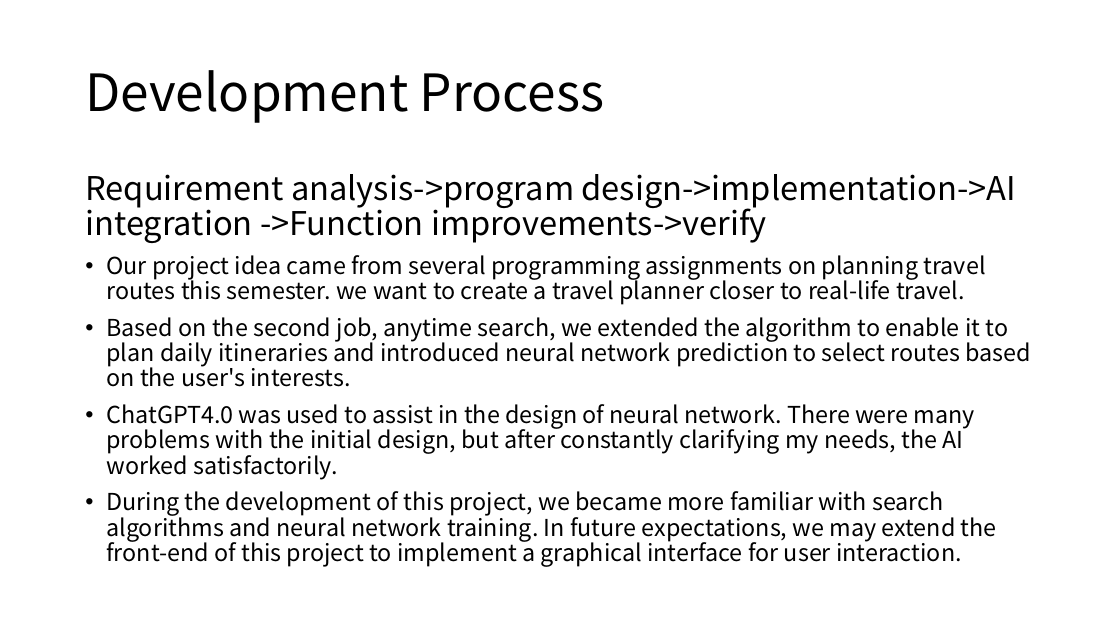
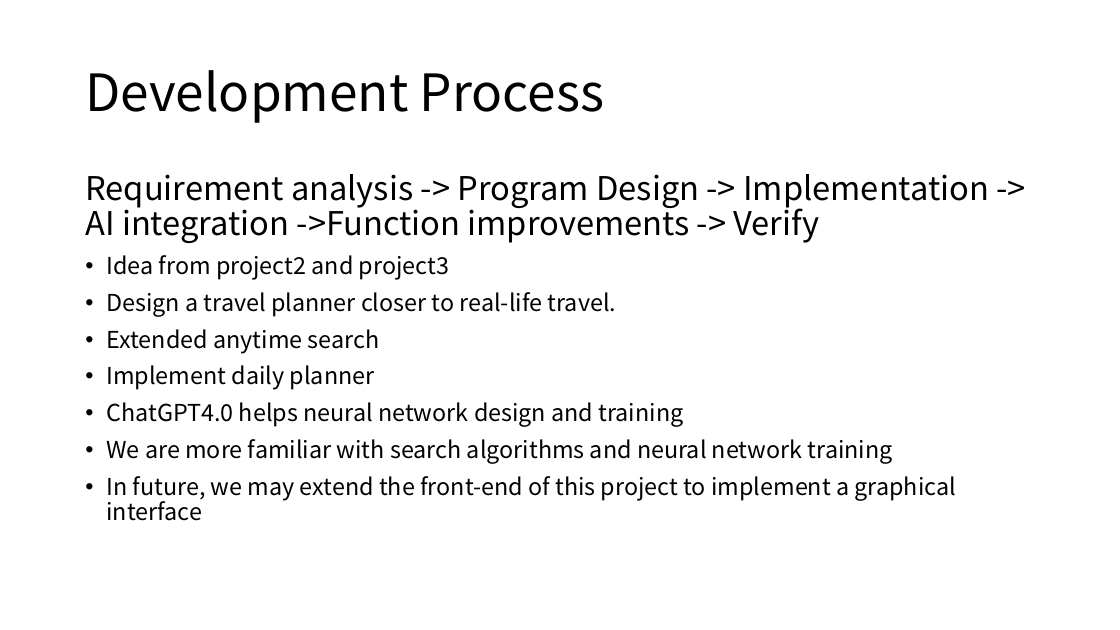
Before and after one commit to guoyizhou01/CS4260P4, a slide deck: slide 10 of Presentation.pptx. Drawn at 1120x630 pixels with LibreOffice and Linux fonts; fonts in the diff are those of the drawing. Boxes give left, top, right and bottom in pixels: in the first picture for what was removed or moved away, otherwise in the second. Text is boxed around its words. In the diff, an @@ line names an element or a change of style, - is before the commit and + after.

```diff
--- a/Presentation.pptx
+++ b/Presentation.pptx
@@ text at [85,174,989,521]: text changed @@
-Requirement analysis->program design->implementation->AI integration ->Function improvements->verify
-• Our project idea came from several programming assignments on planning travel routes this semester. we want to create a travel planner closer to real-life travel.
-• Based on the second job, anytime search, we extended the algorithm to enable it to plan daily itineraries and introduced neural network prediction to select routes based on the user's interests.
-• ChatGPT4.0 was used to assist in the design of neural network. There were many problems with the initial design, but after constantly clarifying my needs, the AI worked satisfactorily.
-• During the development of this project, we became more familiar with search algorithms and neural network training. In future expectations, we may extend the front-end of this project to implement a graphical interface for user interaction.
+Requirement analysis -> Program Design -> Implementation -> AI integration ->Function improvements -> Verify
+• Idea from project2 and project3
+• Design a travel planner closer to real-life travel.
+• Extended anytime search
+• Implement daily planner
+• ChatGPT4.0 helps neural network design and training
+• We are more familiar with search algorithms and neural network training
+• In future, we may extend the front-end of this project to implement a graphical interface
```
